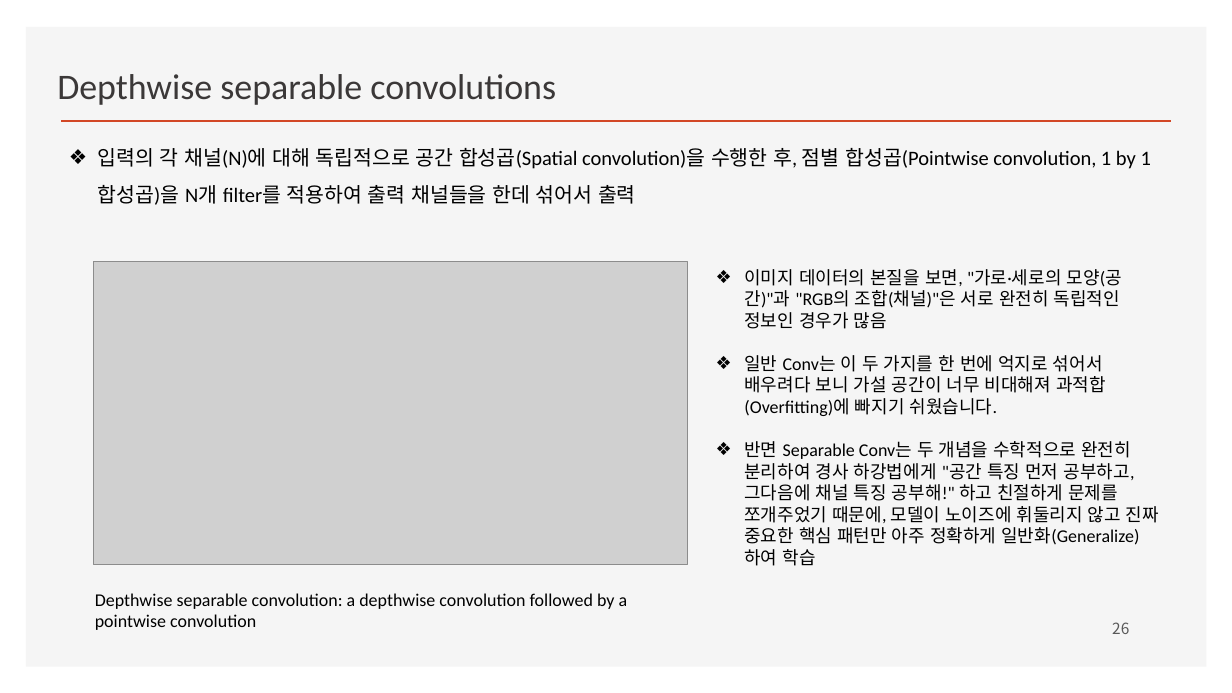
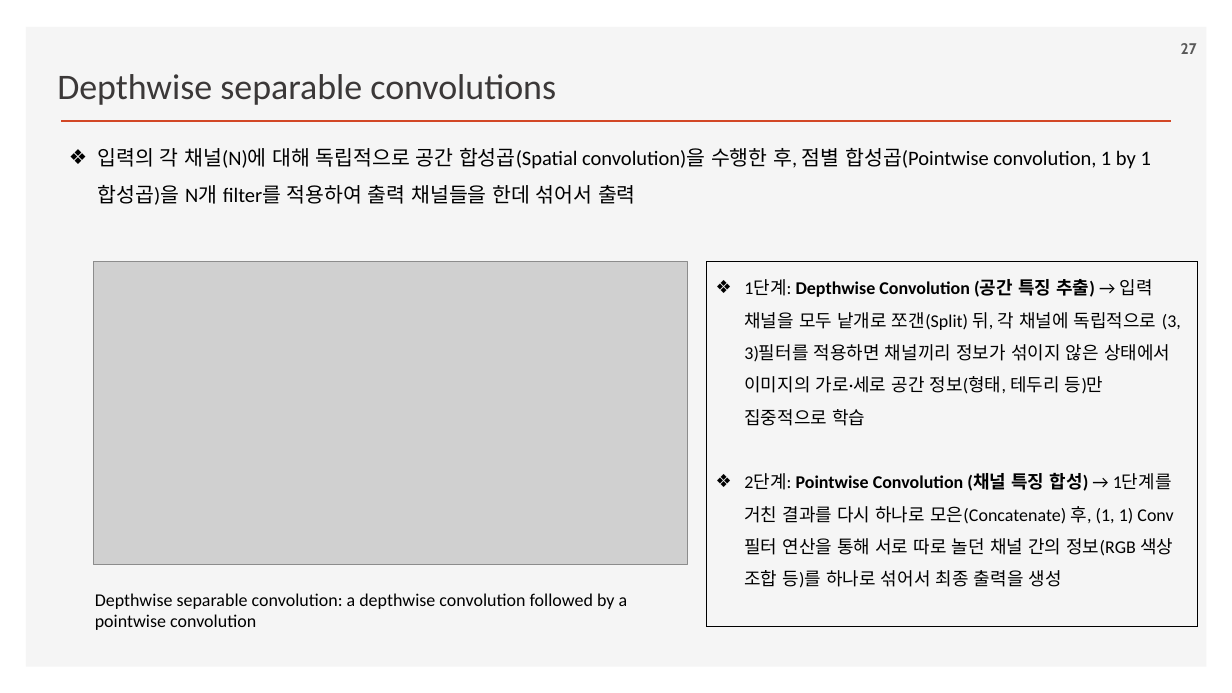
Before and after one commit to ancestor9/2026_Fall_Deep-Learning-with-Python, a slide deck: slide 27 of Chapter 09 ConvNet architecture patterns.pptx (slide 26 before the commit). Drawn at 1232x693 pixels with LibreOffice and Linux fonts; fonts in the diff are those of the drawing; grey boxes stand for pictures; background and template pictures are left out. Boxes give left, top, right and bottom in pixels: in the first picture for what was removed or moved away, otherwise in the second. Text is boxed around its words. In the diff, an @@ line names an element or a change of style, - is before the commit and + after.

```diff
--- a/Chapter 09 ConvNet architecture patterns.pptx
+++ b/Chapter 09 ConvNet architecture patterns.pptx
@@ page number added at box(1181, 43, 1197, 54), 12 pt, text #595959, bold @@
+27
@@ rectangle "1단계: Depthwise Convolution (공간 특징 ...": place and size @@
-rectangle "1단계: Depthwise Convolution (공간 특징 ..." at box(744, 269, 1159, 566)
+rectangle "1단계: Depthwise Convolution (공간 특징 ..." at box(707, 262, 1198, 627)
@@ rectangle "1단계: Depthwise Convolution (공간 특징 ..." at box(707, 262, 1198, 627): outline none to #000000 0.75 pt @@
@@ text in rectangle at box(744, 279, 1181, 588): text changed @@
-❖ 이미지 데이터의 본질을 보면, "가로·세로의 모양(공간)"과 "RGB의 조합(채널)"은 서로 완전히 독립적인 정보인 경우가 많음
-❖ 일반 Conv는 이 두 가지를 한 번에 억지로 섞어서 배우려다 보니 가설 공간이 너무 비대해져 과적합(Overfitting)에 빠지기 쉬웠습니다.
-❖ 반면 Separable Conv는 두 개념을 수학적으로 완전히 분리하여 경사 하강법에게 "공간 특징 먼저 공부하고, 그다음에 채널 특징 공부해!" 하고 친절하게 문제를 쪼개주었기 때문에, 모델이 노이즈에 휘둘리지 않고 진짜 중요한 핵심 패턴만 아주 정확하게 일반화(Generalize)하여 학습
+❖ 1단계: Depthwise Convolution (공간 특징 추출) → 입력 채널을 모두 낱개로 쪼갠(Split) 뒤, 각 채널에 독립적으로 (3, 3)필터를 적용하면 채널끼리 정보가 섞이지 않은 상태에서 이미지의 가로·세로 공간 정보(형태, 테두리 등)만 집중적으로 학습
+❖ 2단계: Pointwise Convolution (채널 특징 합성) → 1단계를 거친 결과를 다시 하나로 모은(Concatenate) 후, (1, 1) Conv 필터 연산을 통해 서로 따로 놀던 채널 간의 정보(RGB 색상 조합 등)를 하나로 섞어서 최종 출력을 생성
@@ page number removed at box(1112, 622, 1129, 634) @@
-26
```
Also in this commit, not shown: 11 other slides changed.
